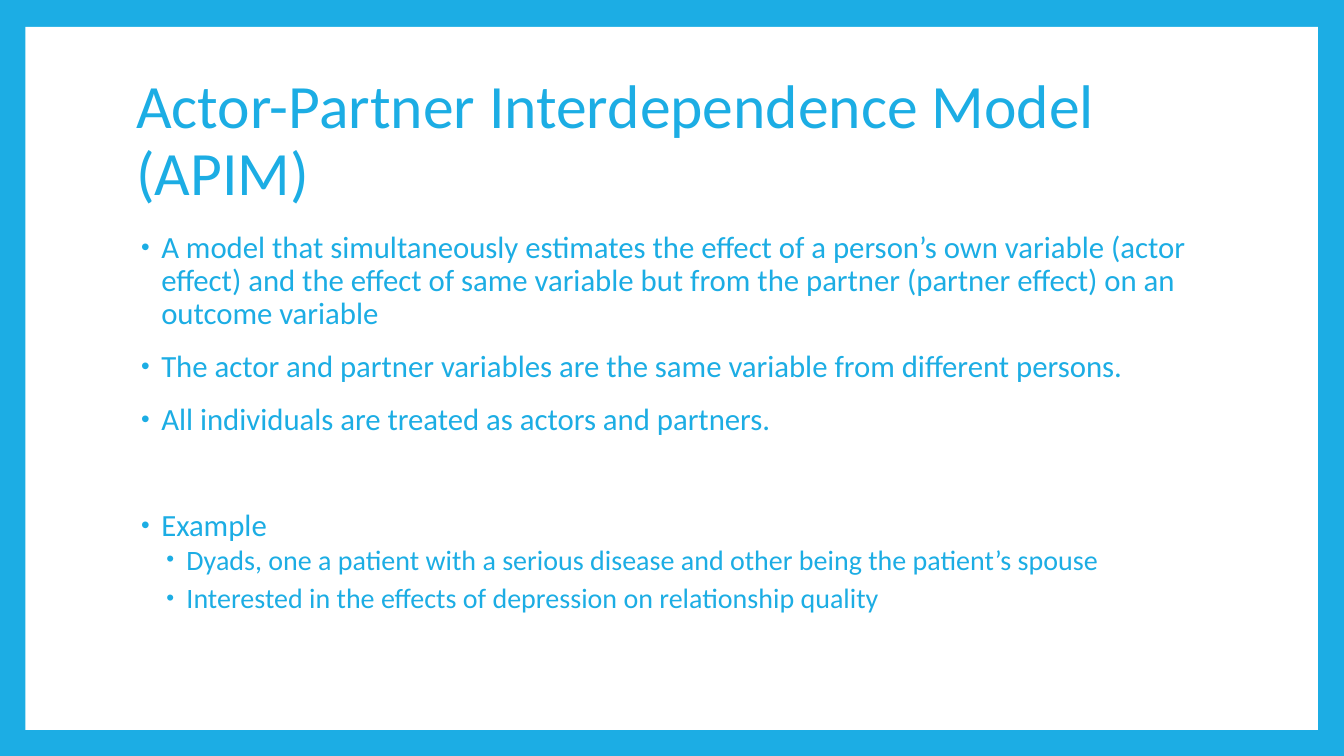
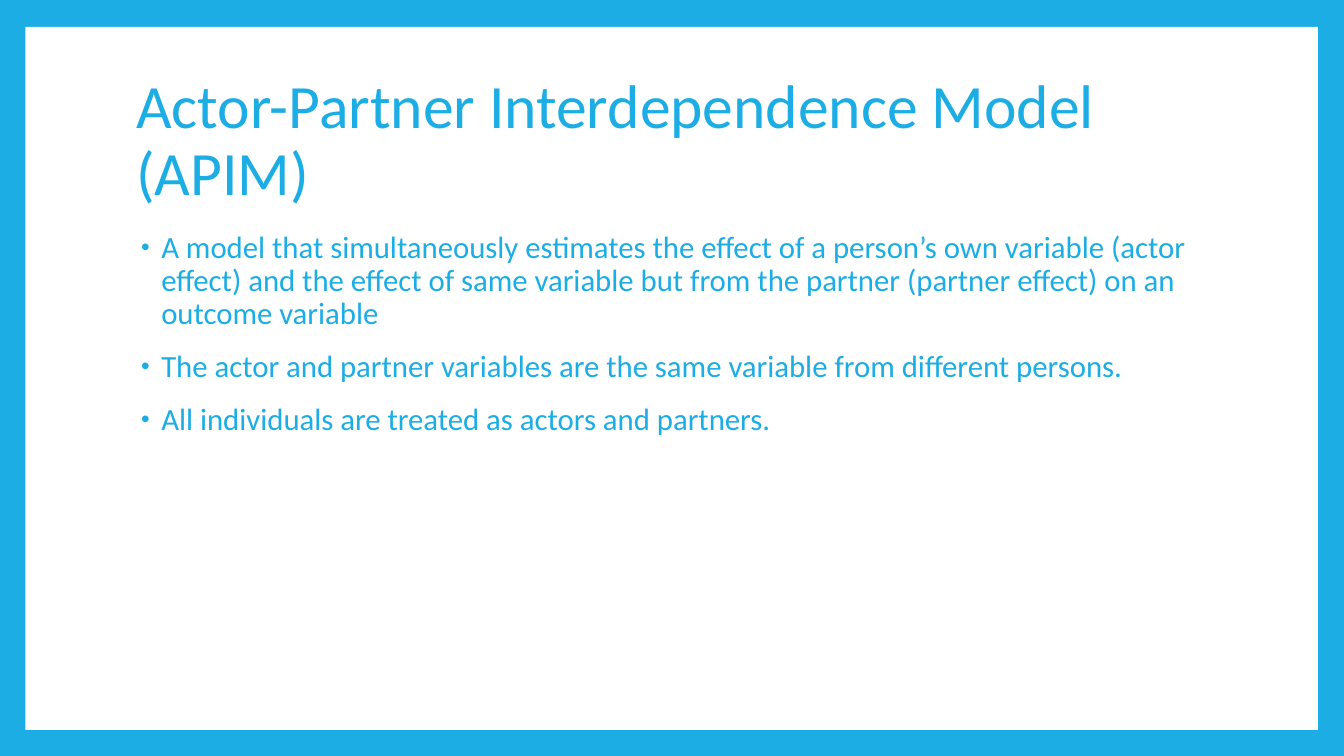
Before and after one commit to RandiLGarcia/2day-dyad-workshop, a slide deck: slide 41 of Day 1/Lecture Slides/Day 1 Slides.pptx (slide 45 before the commit). Drawn at 1344x756 pixels with LibreOffice and Linux fonts; fonts in the diff are those of the drawing. Boxes give left, top, right and bottom in pixels: in the first picture for what was removed or moved away, otherwise in the second. Text is boxed around its words. In the diff, an @@ line names an element or a change of style, - is before the commit and + after.

```diff
--- a/Day 1/Lecture Slides/Day 1 Slides.pptx
+++ b/Day 1/Lecture Slides/Day 1 Slides.pptx
@@ text at box(161, 514, 1098, 613): paragraphs removed @@
-• Example
-  • Dyads, one a patient with a serious disease and other being the patient’s spouse
-  • Interested in the effects of depression on relationship quality
```
Also in this commit, not shown: 25 other slides changed, 4 slides added, 9 slides removed, 7 other files.
